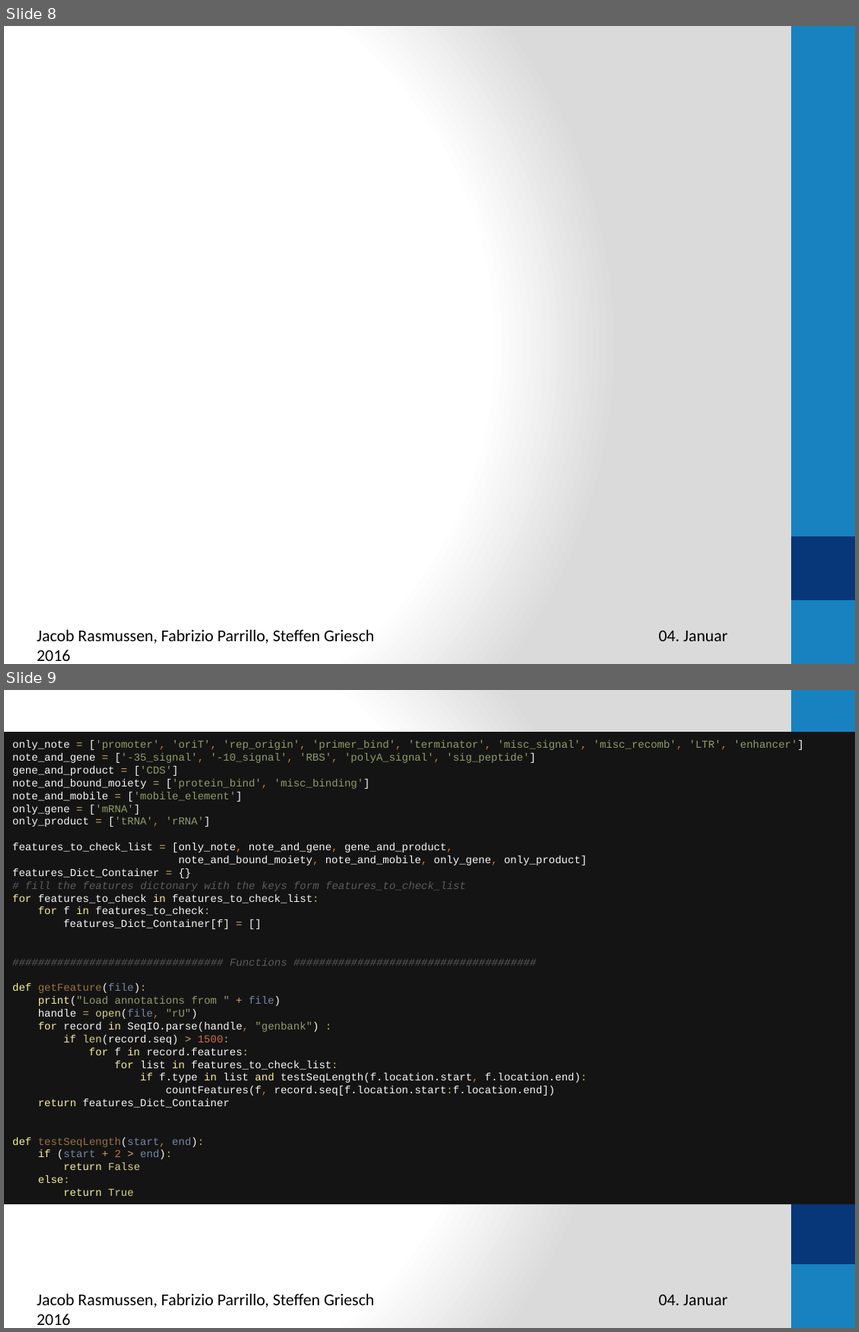
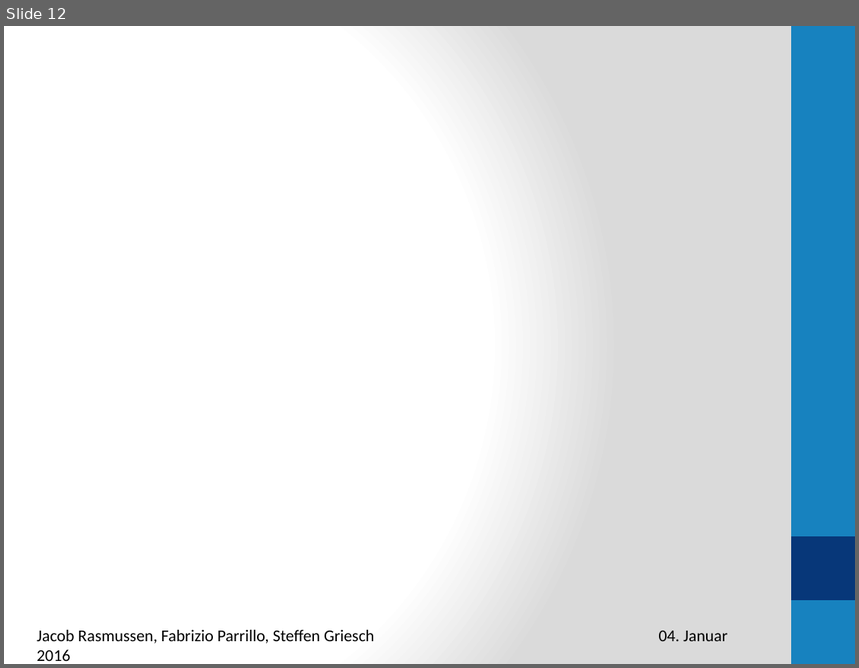
Before and after one commit to rasmussenj/PlasmidSequences, a slide deck: Präsentation1.pptx. Shown one above the other, each under a label of ours: slides 8 and 9 before the commit, slide 12 after it. The pictures are 859x1332 and 859x668 pixels, drawn with LibreOffice and Linux fonts; fonts in the diff are those of the drawing. Boxes give left, top, right and bottom in pixels: in the first picture for what was removed or moved away, otherwise in the second. Text is boxed around its words. In the diff, an @@ line names an element or a change of style, - is before the commit and + after.

```diff
--- a/Präsentation1.pptx
+++ b/Präsentation1.pptx
@@ slide 9 removed at (x1=4, y1=690, x2=855, y2=1328), background gradient #FFFFFF to #DADADA; not listed: 2 template elements that a slide beside it also shows @@
@@ rectangle removed at (x1=4, y1=732, x2=855, y2=1204) @@
-only_note = ['promoter', 'oriT', 'rep_origin', 'primer_bind', 'terminator', 'misc_signal', 'misc_recomb', 'LTR', 'enhancer']
-note_and_gene = ['-35_signal', '-10_signal', 'RBS', 'polyA_signal', 'sig_peptide']
-gene_and_product = ['CDS']
-note_and_bound_moiety = ['protein_bind', 'misc_binding']
-note_and_mobile = ['mobile_element']
-only_gene = ['mRNA']
-only_product = ['tRNA', 'rRNA']
-features_to_check_list = [only_note, note_and_gene, gene_and_product,
-note_and_bound_moiety, note_and_mobile, only_gene, only_product]
-features_Dict_Container = {}
-# fill the features dictonary with the keys form features_to_check_list
-for features_to_check in features_to_check_list:
-for f in features_to_check:
-features_Dict_Container[f] = []
-################################# Functions ######################################
-def getFeature(file):
-print("Load annotations from " + file)
-handle = open(file, "rU")
-for record in SeqIO.parse(handle, "genbank") :
-if len(record.seq) > 1500:
-for f in record.features:
-for list in features_to_check_list:
-if f.type in list and testSeqLength(f.location.start, f.location.end):
-countFeatures(f, record.seq[f.location.start:f.location.end])
-return features_Dict_Container
-def testSeqLength(start, end):
-if (start + 2 > end):
-return False
-else:
-return True
@@ text removed at (x1=37, y1=1294, x2=728, y2=1308) @@
-Jacob Rasmussen, Fabrizio Parrillo, Steffen Griesch 04. Januar 2016
@@ what was slide 8 is now slide 12 @@
```
Also in this commit, not shown: 4 slides changed, 4 slides added, 1 other slide removed.
